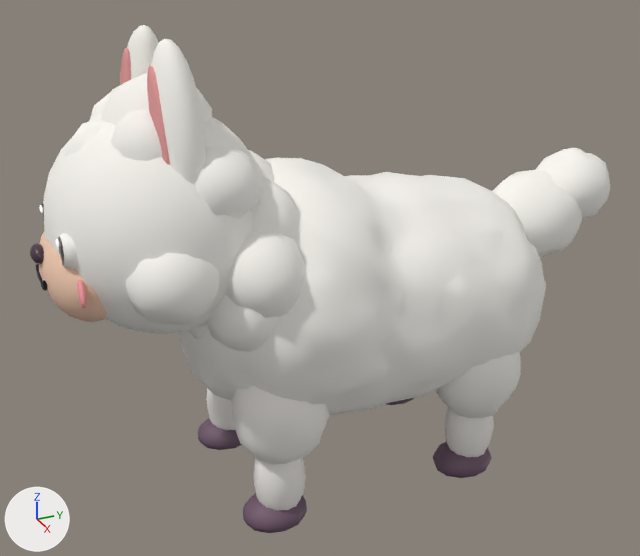
The glTF model models/pals/candidates/pukhoklub/pukhoklub_form1_candidate.glb: old version first, new version second.
One viewpoint serves both versions: a 50 mm camera at (2.66, -1.29, 2.13) aimed at (-0.02, -0.08, 0.79). Every picture has the same lights, and +X, +Y and +Z are marked at lower left. The first picture is the older version. Vertices at exactly the same position are counted once.

The older version as bpy lines, for what is in view:
```python
me_bodyblob0 = bpy.data.meshes.new('BodyBlob0')
me_bodyblob0.from_pydata(...)  # 6045 vertices, 11766 faces; spans x -0.51..0.5, y -1.07..1.15, z 0.02..1.7
me_bodyblob0.materials.append(mat_wool)
me_bodyblob0.materials.append(mat_face)
me_bodyblob0.materials.append(mat_nose)
me_bodyblob0.materials.append(mat_blush)
me_bodyblob0.materials.append(mat_eyedark)
me_bodyblob0.materials.append(mat_iristex)
me_bodyblob0.materials.append(mat_cornea)
me_bodyblob0.materials.append(mat_shine)
me_bodyblob0.materials.append(mat_ink)
me_bodyblob0.materials.append(mat_earinner)
me_bodyblob0.materials.append(mat_hoof)
ob_pukhoklub = bpy.data.objects.new('Pukhoklub', me_bodyblob0)
ob_pukhoklub.location = (0.0, 0.0, 0.0)
```
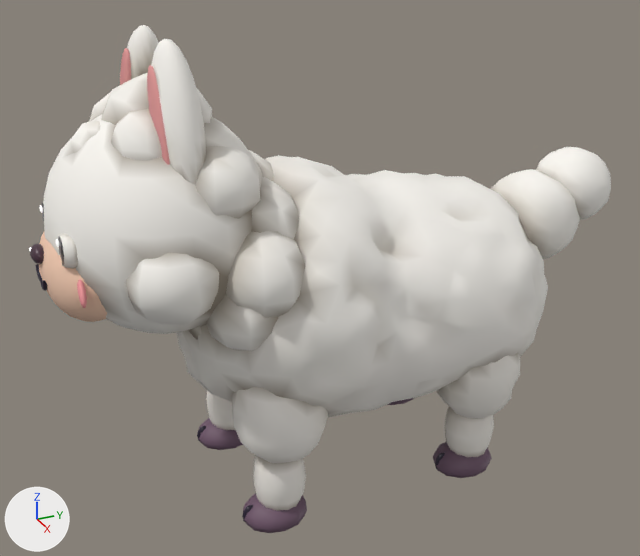
The edits, one by one:
me_bodyblob0 is used by ob_pukhoklub; location (0.0, 0.0, 0.0).
me_bodyblob0 had 6045 vertices, 11766 faces and spanned x -0.51..0.5, y -1.07..1.15, z 0.02..1.7.
me_bodyblob0 now has 6255 vertices, 12166 faces and spans x -0.52..0.51, y -1.07..1.16, z 0.02..1.7.
me_bodyblob0 part 1: 308 vertices moved from x -0.47..0.46, y -0.63..1.15, z 0.26..1.25 to x -0.47..0.48, y -0.63..1.16, z 0.26..1.24; 442 vertices removed from x -0.51..0.5, y -0.64..0.79, z 0.3..1.24; 610 vertices added at x -0.52..0.51, y -0.64..0.79, z 0.02..1.25.
me_bodyblob0 part 2: 5918 kept faces spanning x -0.48..0.47, y -1.02..1.12, z 0.03..1.7 get new vertex colours; the middle colour goes from white #faf7f1 to grey #aea497.
Other edits to the shape of me_bodyblob0 do not show in these pictures.

Pixel boxes (x1, y1, x2, y2) of what changed, in the pictures (640 x 556 px; the box of a moved part takes in the faces that stretch with it):
'Pukhoklub', reshaped: before (30, 25, 610, 533); after (29, 25, 611, 533)
part 1 of me_bodyblob0, moved or reshaped: before (178, 148, 609, 465); after (177, 147, 610, 529)
part 2 of me_bodyblob0, recoloured: (53, 36, 589, 511) in both
